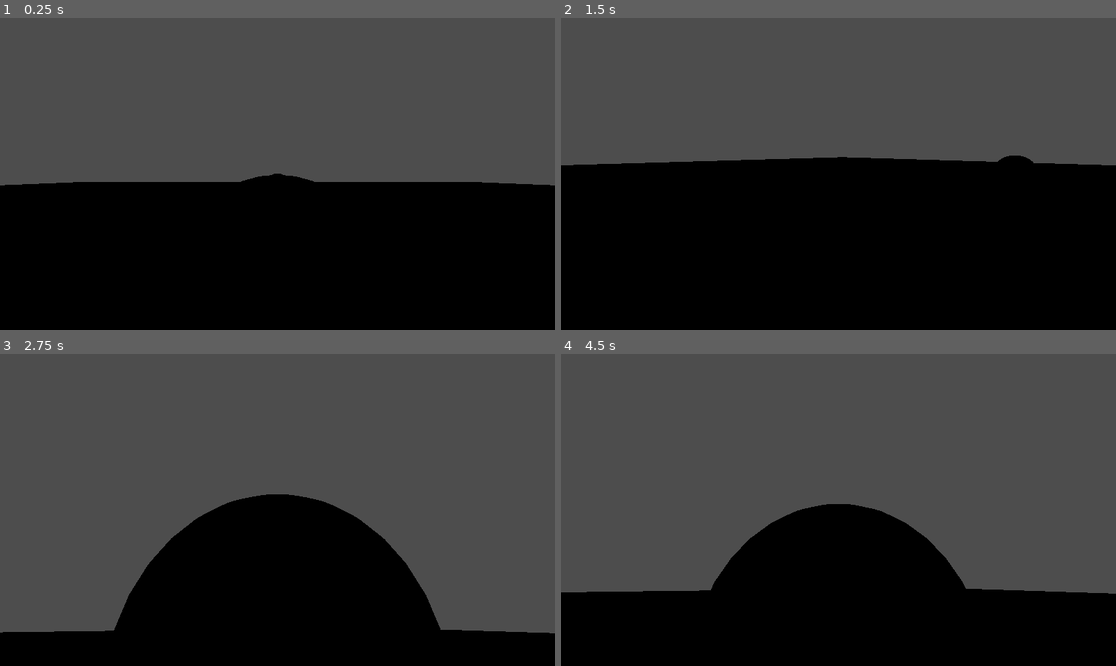
Above: before the commit, frames 1-4 (two rows, left to right).
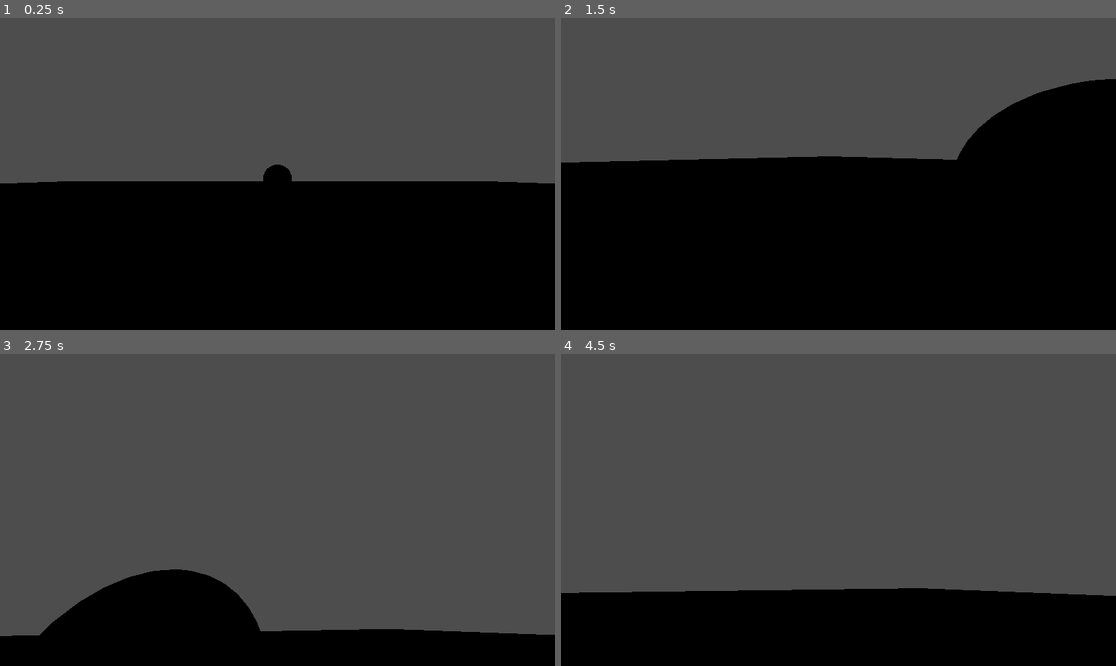
Above: after the commit, the same moments.

Repository: ruapotato/eyelander
Game: Godot game, scene res://world.tscn
The game is run twice, just before and just after one commit, with the same random seed, the same clock (stepped at 60 frames per second) and the same inputs. Sound files missing from this copy of the repository are replaced by a short silence.
Inputs (mouse positions are in pixels of both pictures, inside the frame that each line leads up to):
- Up to frame 1 (0.25 s): no input
- Up to frame 2 (1.5 s): tap Enter at 0.5 s; move the mouse to (960, 158) at 0.52 s; hold W (forward) 0.53-1.28 s; move the mouse to (727, 189) at 1.27 s; hold S (backward) from 1.28 s (still down)
- Up to frame 3 (2.75 s): move the mouse to (333, 441) at 2.02 s; release S (backward) at 2.03 s; hold W (forward) from 2.03 s (still down)
- Up to frame 4 (4.5 s): move the mouse to (810, 572) at 2.77 s; tap Space at 3.5 s; move the mouse to (1005, 556) at 3.52 s; release W (forward) at 3.53 s; hold S (backward) from 3.53 s (still down); move the mouse to (672, 463) at 4.27 s

The runs differ from the first frame. In frame 1, 0.5% of the frame differs, in the area x 0-100%, y 46-54%; in frame 2, 6.0%; in frame 3, 16%, in the area x 0-100%, y 44-91%; in frame 4, 9.1%.

Commit message:
init visual sound

Diff:
--- /dev/null
+++ b/Light_sounds.gd
@@ -0,0 +1,20 @@
+extends AudioStreamPlayer3D
+
+@onready var light = find_child("sound_light")
+
+# Called when the node enters the scene tree for the first time.
+func _ready():
+	pass # Replace with function body.
+
+
+# Called every frame. 'delta' is the elapsed time since the previous frame.
+func _process(delta):
+	#print(get_playback_position())
+	if get_playback_position() != 0:
+		var this_stream = get_stream_playback()
+		var volume_peak = AudioServer.get_bus_peak_volume_left_db(0,0)
+		if volume_peak > -150:
+			light.light_energy = abs(volume_peak)
+			print(volume_peak)
+	else:
+		light.light_energy = 0
--- a/boss_1.gd
+++ b/boss_1.gd
@@ -9,12 +9,16 @@
 var walking_on = "dirt"
 # Called when the node enters the scene tree for the first time.
 func _ready():
-	pass # Replace with function body.
+	set_lock_rotation_enabled(true)
+
 
 
 func walk_sound():
 	if walking_on == "dirt":
-		var sound_to_use = dirt_sounds.get_children().pick_random()
+		#var sound_to_use = dirt_sounds.get_children().pick_random()
+		var sound_to_use = dirt_sounds.get_children()[0]
+		#$"sounds/walking_dirt/1/sound_light".light_energy
+		#$"sounds/walking_dirt/1".
 		sound_to_use.play()
 
 # Called every frame. 'delta' is the elapsed time since the previous frame.
--- a/boss_1.tscn
+++ b/boss_1.tscn
@@ -1,8 +1,9 @@
-[gd_scene load_steps=13 format=3 uid="uid://r3nb3djoacxm"]
+[gd_scene load_steps=14 format=3 uid="uid://r3nb3djoacxm"]
 
 [ext_resource type="AudioStream" uid="uid://bdcf48rpsd10k" path="res://import/jute-dh-steps/stepdirt_5.wav" id="1_6mnuc"]
 [ext_resource type="Script" path="res://boss_1.gd" id="1_rs5qt"]
 [ext_resource type="AudioStream" uid="uid://chy3uwn0hlqjc" path="res://import/jute-dh-steps/stepdirt_1.wav" id="2_tgton"]
+[ext_resource type="Script" path="res://Light_sounds.gd" id="3_t7c3m"]
 [ext_resource type="AudioStream" uid="uid://lky2s6lpvtn5" path="res://import/jute-dh-steps/stepdirt_2.wav" id="3_vpcd2"]
 [ext_resource type="AudioStream" uid="uid://cpibwf5bya5nt" path="res://import/jute-dh-steps/stepdirt_3.wav" id="4_knmrh"]
 [ext_resource type="AudioStream" uid="uid://pwb0oc78mb3w" path="res://import/jute-dh-steps/stepdirt_4.wav" id="5_cu7dq"]
@@ -30,27 +31,62 @@
 [node name="sounds" type="Node3D" parent="."]
 
 [node name="walking_dirt" type="Node3D" parent="sounds"]
+transform = Transform3D(1, 0, 0, 0, 1, 0, 0, 0, 1, 0, -1.09882, 0)
 
 [node name="1" type="AudioStreamPlayer3D" parent="sounds/walking_dirt"]
 stream = ExtResource("2_tgton")
+script = ExtResource("3_t7c3m")
+
+[node name="sound_light" type="OmniLight3D" parent="sounds/walking_dirt/1"]
+transform = Transform3D(1, 0, 0, 0, 1, 0, 0, 0, 1, 0, 0.0348836, 0.64523)
+light_color = Color(0, 0.552941, 1, 1)
+light_energy = 15.03
 
 [node name="2" type="AudioStreamPlayer3D" parent="sounds/walking_dirt"]
 stream = ExtResource("3_vpcd2")
 
+[node name="sound_light" type="OmniLight3D" parent="sounds/walking_dirt/2"]
+light_color = Color(0, 0.552941, 1, 1)
+light_energy = 0.0
+
 [node name="3" type="AudioStreamPlayer3D" parent="sounds/walking_dirt"]
 stream = ExtResource("4_knmrh")
+
+[node name="sound_light" type="OmniLight3D" parent="sounds/walking_dirt/3"]
+light_color = Color(0, 0.552941, 1, 1)
+light_energy = 0.0
 
 [node name="4" type="AudioStreamPlayer3D" parent="sounds/walking_dirt"]
 stream = ExtResource("5_cu7dq")
 
+[node name="sound_light" type="OmniLight3D" parent="sounds/walking_dirt/4"]
+light_color = Color(0, 0.552941, 1, 1)
+light_energy = 0.0
+
 [node name="5" type="AudioStreamPlayer3D" parent="sounds/walking_dirt"]
 stream = ExtResource("1_6mnuc")
+
+[node name="sound_light" type="OmniLight3D" parent="sounds/walking_dirt/5"]
+light_color = Color(0, 0.552941, 1, 1)
+light_energy = 0.0
 
 [node name="6" type="AudioStreamPlayer3D" parent="sounds/walking_dirt"]
 stream = ExtResource("7_g8v14")
 
+[node name="sound_light" type="OmniLight3D" parent="sounds/walking_dirt/6"]
+light_color = Color(0, 0.552941, 1, 1)
+light_energy = 0.0
+
 [node name="7" type="AudioStreamPlayer3D" parent="sounds/walking_dirt"]
 stream = ExtResource("8_4embh")
 
+[node name="sound_light" type="OmniLight3D" parent="sounds/walking_dirt/7"]
+light_color = Color(0, 0.552941, 1, 1)
+light_energy = 0.0
+
 [node name="8" type="AudioStreamPlayer3D" parent="sounds/walking_dirt"]
 stream = ExtResource("9_28vn0")
+
+[node name="sound_light" type="OmniLight3D" parent="sounds/walking_dirt/8"]
+light_color = Color(0, 0.552941, 1, 1)
+light_energy = 0.0
--- a/player.gd
+++ b/player.gd
@@ -3,9 +3,10 @@
 @onready var spring_arm = $piv/SpringArm3D
 @onready var piv = $piv
 var mouse_sensitivity = .0035
+var speed = 5
 # Called when the node enters the scene tree for the first time.
 func _ready():
-	pass # Replace with function body.
+	set_lock_rotation_enabled(true)
 
 
 func _unhandled_input(event):
@@ -19,8 +20,18 @@
 
 
 func _physics_process(delta):
+	var wanted_dir = Vector3(0,0,0)
 	if Input.is_action_pressed("forward"):
-		pass
+		wanted_dir.z = -speed
+	if Input.is_action_pressed("backward"):
+		wanted_dir.z = speed
+
+	var local = to_local(global_position)
+	var local_target = local + wanted_dir
+
+	var global_direction = -global_transform.basis.x * speed
+	var player_pushback = global_transform.basis.x * .04
+	apply_impulse(local_target * speed * delta)
 
 # Called every frame. 'delta' is the elapsed time since the previous frame.
 func _process(delta):
--- a/player.tscn
+++ b/player.tscn
@@ -16,12 +16,12 @@
 shape = SubResource("CapsuleShape3D_bxwvh")
 
 [node name="piv" type="Node3D" parent="."]
-transform = Transform3D(1, 0, 0, 0, 1, 0, 0, 0, 1, 0, 1.00339, 0)
+transform = Transform3D(1, 0, 0, 0, 1, 0, 0, 0, 1, 0, 0.699406, 0)
 
 [node name="SpringArm3D" type="SpringArm3D" parent="piv"]
+spring_length = -0.1
 
 [node name="Camera3D" type="Camera3D" parent="piv/SpringArm3D"]
 
-[node name="AudioListener3D" type="AudioListener3D" parent="."]
-transform = Transform3D(1, 0, 0, 0, 1, 0, 0, 0, 1, 0, 0.985374, 0)
+[node name="AudioListener3D" type="AudioListener3D" parent="piv"]
 current = true
